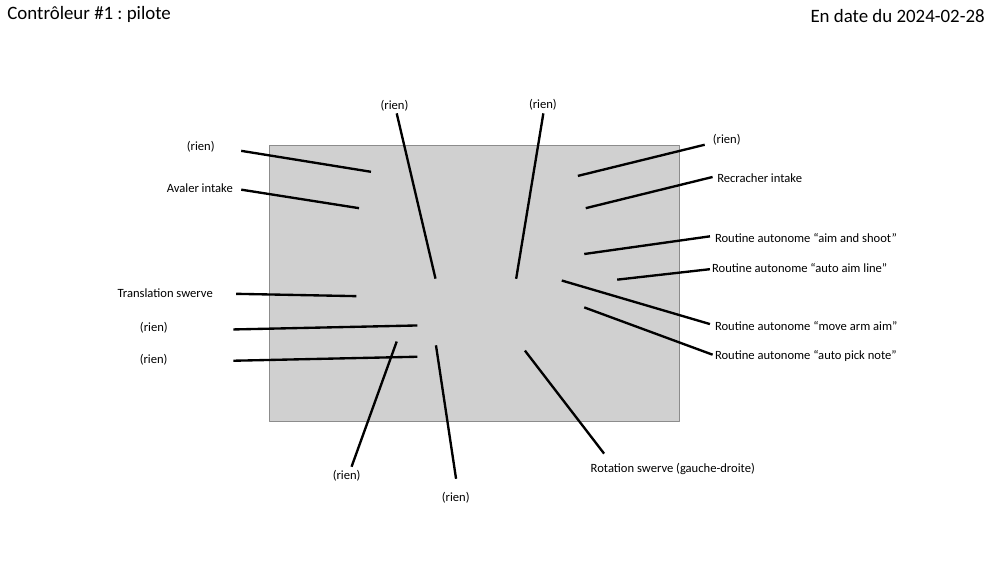
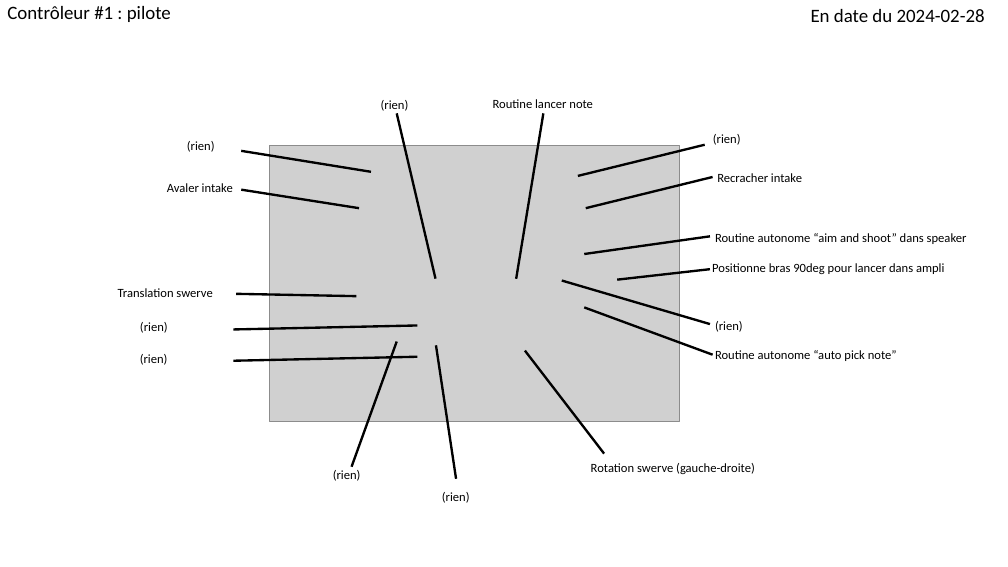
Before and after one commit to Fenix4947-2015/robot2024, a slide deck: slide 1 of contrôles robot 2024.pptx. Drawn at 1008x567 pixels with LibreOffice and Linux fonts; fonts in the diff are those of the drawing; grey boxes stand for pictures. Boxes give left, top, right and bottom in pixels: in the first picture for what was removed or moved away, otherwise in the second. Text is boxed around its words. In the diff, an @@ line names an element or a change of style, - is before the commit and + after.

Commit message:
ppt controles

```diff
--- a/contrôles robot 2024.pptx
+++ b/contrôles robot 2024.pptx
@@ text added at (493, 99, 593, 108), 12 pt, text #000000 @@
+Routine lancer note
@@ text at (715, 233, 967, 244): text changed @@
-Routine autonome “aim and shoot”
+Routine autonome “aim and shoot” dans speaker
@@ text at (712, 263, 944, 274): text changed @@
-Routine autonome “auto aim line”
+Positionne bras 90deg pour lancer dans ampli
@@ text "(rien)": place and size @@
-text "(rien)" at (529, 99, 557, 110)
+text "(rien)" at (715, 321, 743, 332)
@@ text "(rien)" at (715, 321, 743, 332): alignment centre to left @@
@@ text removed at (715, 321, 897, 330) @@
-Routine autonome “move arm aim”
```
